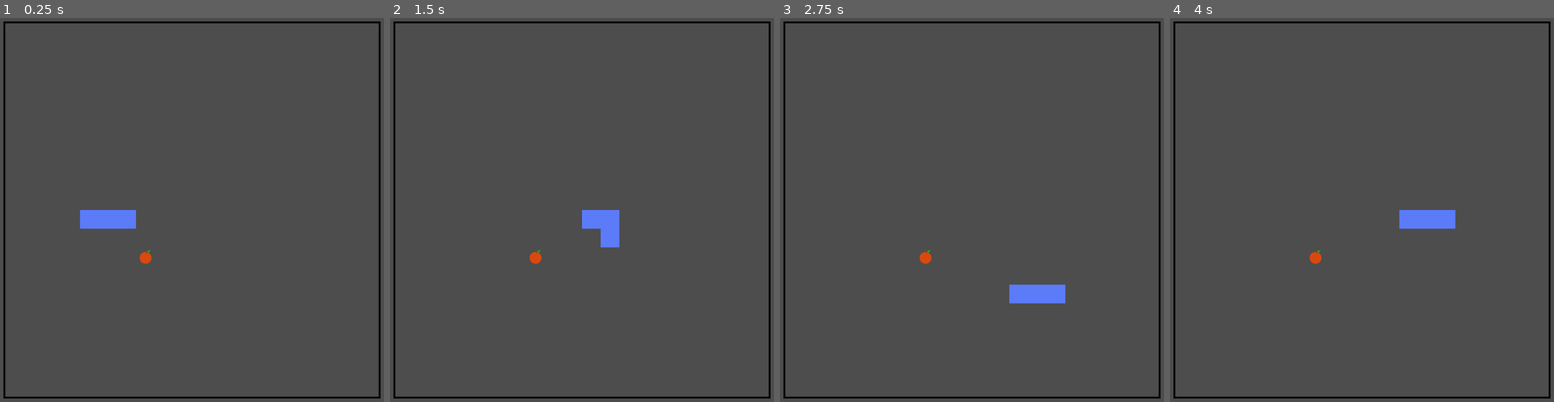
Above: before the commit, frames 1-4 (left to right).
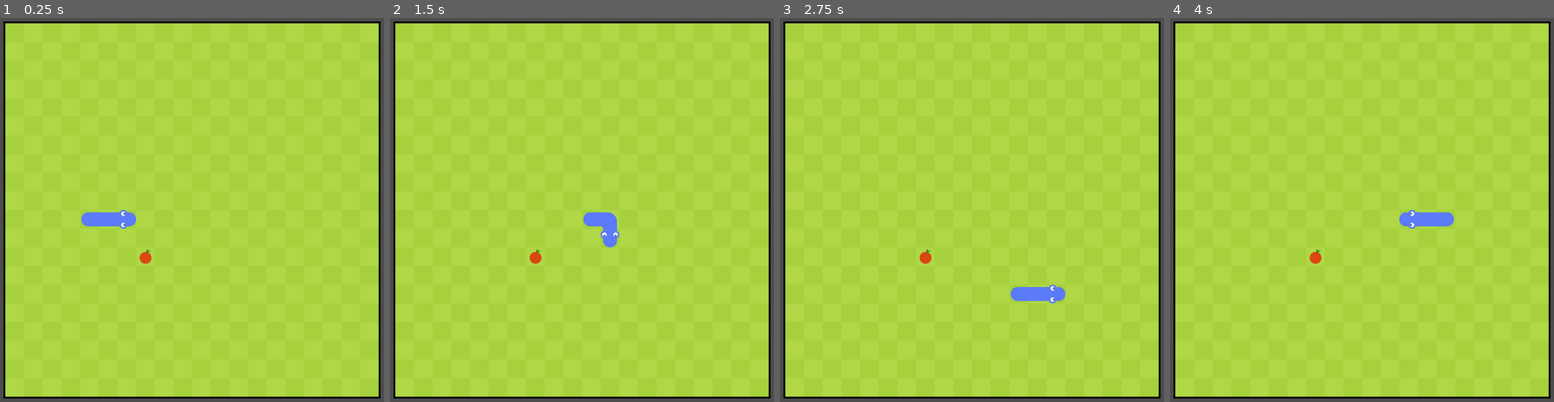
Above: after the commit, the same moments.

Repository: onlyLucky/SweetCake
Game: Godot game, scene res://main.tscn
Two runs of this game, one before a commit and one after it. Both use one fixed random seed, a clock stepped at 60 frames per second and the inputs below.
Inputs:
- Up to frame 1 (0.25 s): no input
- Up to frame 2 (1.5 s): hold Right (ui_right) 0.53-1.28 s; hold Down (ui_down) from 1.28 s (still down)
- Up to frame 3 (2.75 s): release Down (ui_down) at 2.03 s; hold Right (ui_right) from 2.03 s (still down)
- Up to frame 4 (4 s): release Right (ui_right) at 2.78 s; hold Up (ui_up) 2.78-3.53 s; hold Left (ui_left) from 3.53 s (still down)

The runs differ from the first frame. In frame 1, 94% of the frame differs, in the area x 1-99%, y 1-99%; in frame 2, 94%; in frame 3, 94%; in frame 4, 94%.

Commit message:
feat: 完善snake tile。

Diff:
--- a/fruit/GreedySnake/main.gd
+++ b/fruit/GreedySnake/main.gd
@@ -32,8 +32,58 @@
 
 # 画蛇
 func draw_snack():
-	for black in snake_body:
-		snake_apple.set_cell(black,MAP_TYPE.SNACKE,Vector2i(7,0))
+	for block_index in snake_body.size():
+		var block: Vector2i = snake_body[block_index]
+		var tile_pos: Vector2i = Vector2i(7,0)
+		# 头
+		if block_index == 0:
+			match snake_direction:
+				Vector2i.LEFT:
+					tile_pos = Vector2i(3,1)
+				Vector2i.RIGHT:
+					tile_pos = Vector2i(2,0)
+				Vector2i.UP:
+					tile_pos = Vector2i(2,1)
+				Vector2i.DOWN:
+					tile_pos = Vector2i(3,0)
+		# 尾
+		elif block_index == snake_body.size() - 1:
+			var tail_direction = snake_body[-2] - snake_body[-1]
+			match tail_direction:
+				Vector2i.LEFT:
+					tile_pos = Vector2i(1,0)
+				Vector2i.RIGHT:
+					tile_pos = Vector2i(0,0)
+				Vector2i.UP:
+					tile_pos = Vector2i(1,1)
+				Vector2i.DOWN:
+					tile_pos = Vector2i(0,1)
+		else:
+			var pre_diff: Vector2i = snake_body[block_index - 1] - block
+			var next_diff: Vector2i = snake_body[block_index + 1] - block
+			# 前块与后块差值 垂直移动
+			if pre_diff.x == next_diff.x:
+				tile_pos = Vector2i(4,1)
+			# 前块与后块差值 水平移动
+			if pre_diff.y == next_diff.y:
+				tile_pos = Vector2i(4,0)
+
+			# 转角
+			# (5,11) (5,10) (6,10) 计算前一个与后一个差值计算比较，转角判断
+			# 左下转
+			if (pre_diff.x == 1 and next_diff.y == 1) or (next_diff.x == 1 and pre_diff.y == 1):
+				tile_pos = Vector2i(5,0)
+			# 下左转
+			if (pre_diff.x == -1 and next_diff.y == -1) or (next_diff.x == -1 and pre_diff.y == -1):
+				tile_pos = Vector2i(6,1)
+			# 右下转
+			if (pre_diff.x == -1 and next_diff.y == 1) or (next_diff.x == -1 and pre_diff.y == 1):
+				tile_pos = Vector2i(6,0)
+			# 下右转
+			if (pre_diff.x == 1 and next_diff.y == -1) or (next_diff.x == 1 and pre_diff.y == -1):
+				tile_pos = Vector2i(5,1)
+
+		snake_apple.set_cell(block,MAP_TYPE.SNACKE,tile_pos)
 
 # 定时器绑定
 func _on_snake_tick_timeout() -> void:
--- a/fruit/GreedySnake/main.tscn
+++ b/fruit/GreedySnake/main.tscn
@@ -1,8 +1,9 @@
-[gd_scene load_steps=8 format=3 uid="uid://6gk6ioavwo0s"]
+[gd_scene load_steps=9 format=3 uid="uid://6gk6ioavwo0s"]
 
 [ext_resource type="Script" path="res://main.gd" id="1_4s2g4"]
 [ext_resource type="Texture2D" uid="uid://cesi1q4qqyxqm" path="res://Graphics/Snake_spritesheet.png" id="1_aoqv0"]
 [ext_resource type="Texture2D" uid="uid://dt3esnnme03gw" path="res://Graphics/front.png" id="2_yjn5n"]
+[ext_resource type="Texture2D" uid="uid://cll7m1ow8kflv" path="res://Graphics/grass.png" id="2_yn8yd"]
 [ext_resource type="Texture2D" uid="uid://bwusa7kxgvbmj" path="res://Graphics/apple.png" id="3_kr4f8"]
 
 [sub_resource type="TileSetAtlasSource" id="TileSetAtlasSource_yrx3e"]
@@ -38,6 +39,14 @@
 [node name="Main" type="Node2D"]
 script = ExtResource("1_4s2g4")
 
+[node name="TextureRect" type="TextureRect" parent="."]
+offset_left = 40.0
+offset_top = 40.0
+offset_right = 840.0
+offset_bottom = 840.0
+texture = ExtResource("2_yn8yd")
+stretch_mode = 1
+
 [node name="SnakeApple" type="TileMapLayer" parent="."]
 position = Vector2(40, 40)
 tile_set = SubResource("TileSet_8trob")
